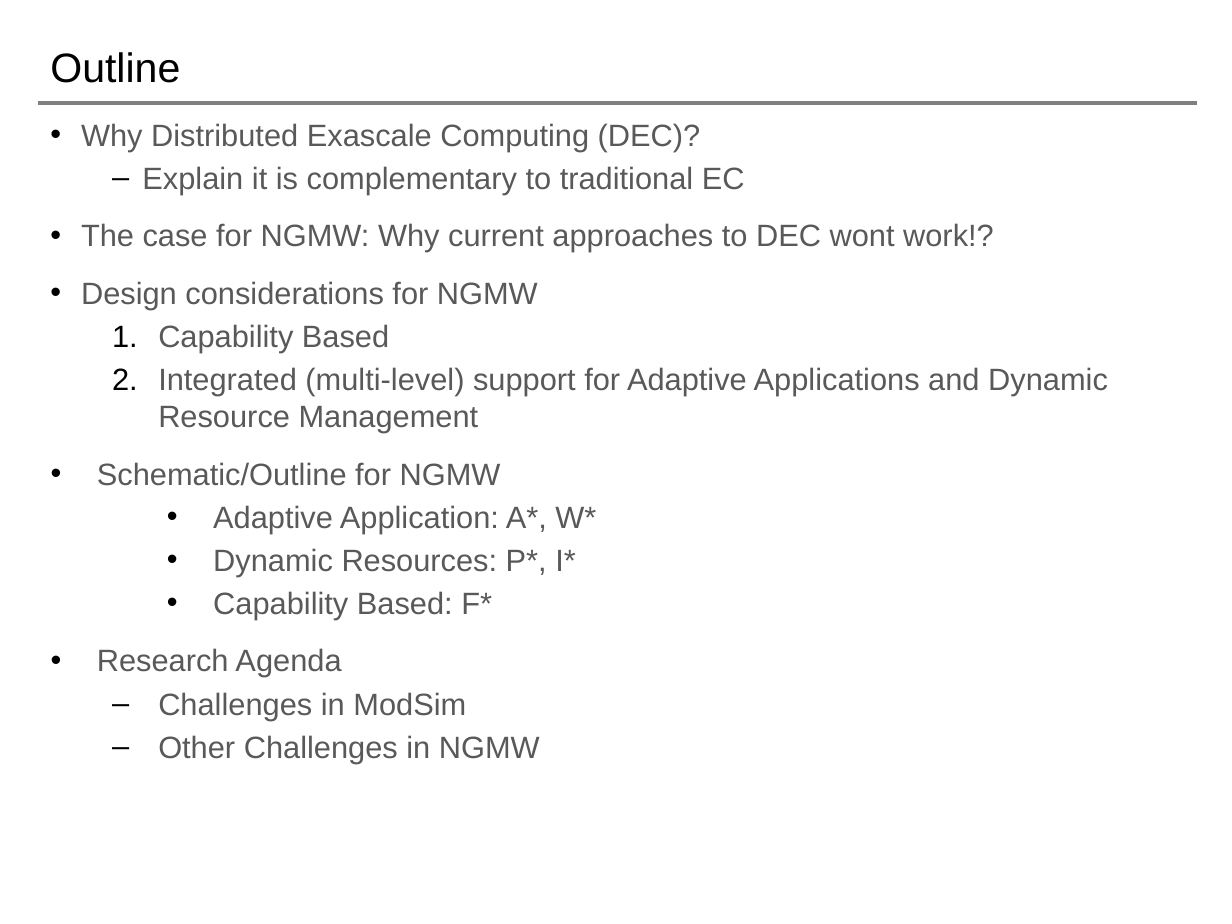
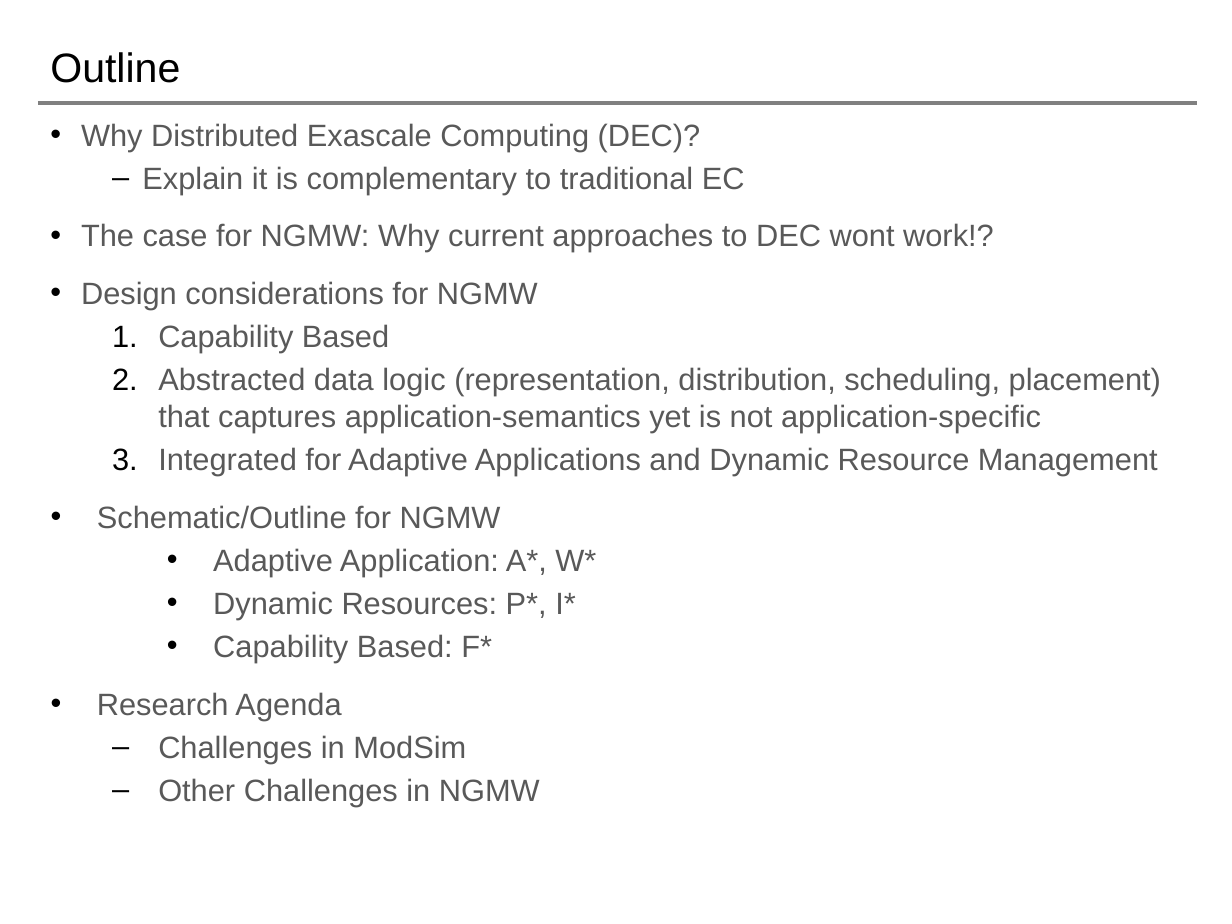
Before and after one commit to saga-project/NGMW, a slide deck: slide 2 of presentations/radical-modsim.pptx. Drawn at 1232x924 pixels with LibreOffice and Linux fonts; fonts in the diff are those of the drawing; background and template pictures are left out. Boxes give left, top, right and bottom in pixels: in the first picture for what was removed or moved away, otherwise in the second. Text is boxed around its words. In the diff, an @@ line names an element or a change of style, - is before the commit and + after.

```diff
--- a/presentations/radical-modsim.pptx
+++ b/presentations/radical-modsim.pptx
@@ text at [158,367,1161,476]: text changed @@
-  2. Integrated (multi-level) support for Adaptive Applications and Dynamic Resource Management
+  2. Abstracted data logic (representation, distribution, scheduling, placement) that captures application-semantics yet is not application-specific
+  3. Integrated for Adaptive Applications and Dynamic Resource Management
```
Also in this commit, not shown: 3 other files.
